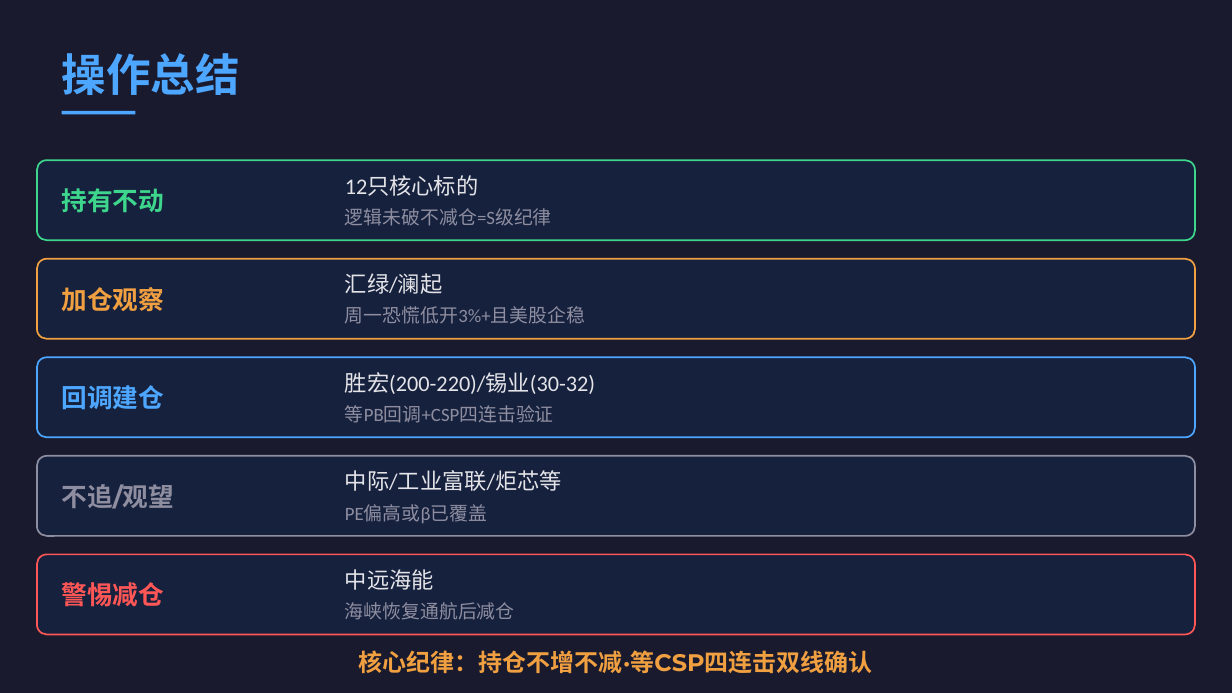
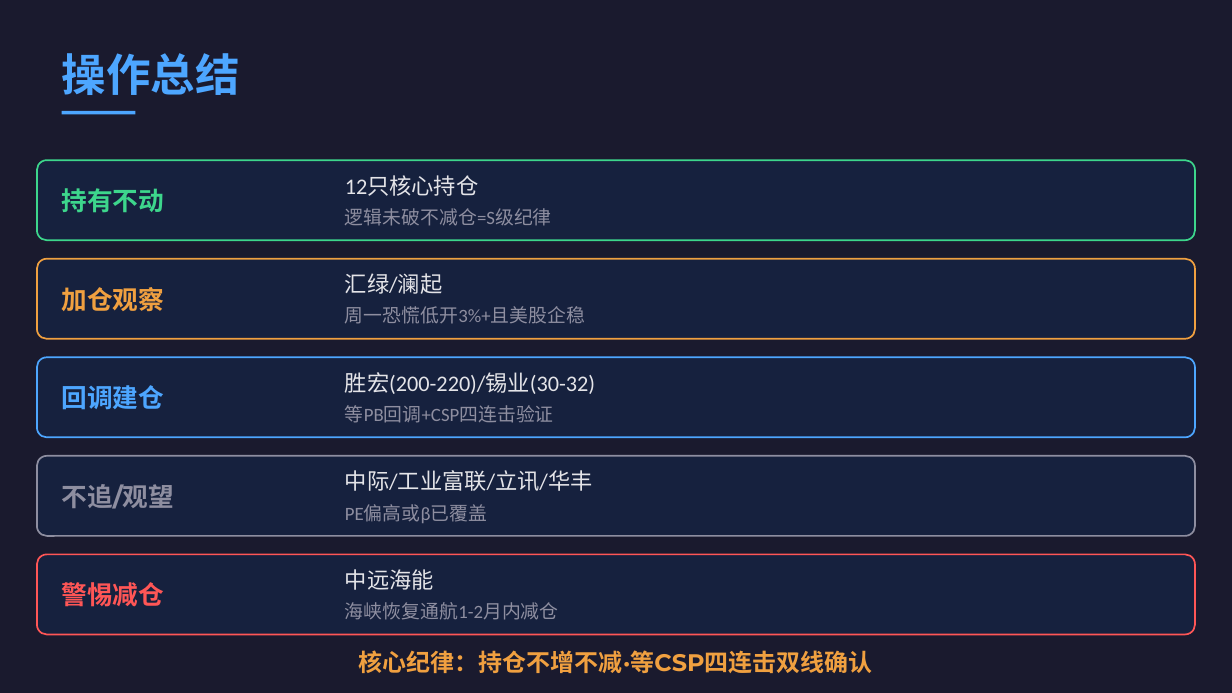
Before and after one commit to LaoPan2026/laopan-reports, a slide deck: slide 8 of reports/2026-07-11/full-portfolio-scan_2026-07-11.pptx. Drawn at 1232x693 pixels with LibreOffice and Linux fonts; fonts in the diff are those of the drawing. Boxes give left, top, right and bottom in pixels: in the first picture for what was removed or moved away, otherwise in the second. Text is boxed around its words. In the diff, an @@ line names an element or a change of style, - is before the commit and + after.

Commit message:
fix: 自选清单全扫描·19只标的（持仓12+观察7）

```diff
--- a/reports/2026-07-11/full-portfolio-scan_2026-07-11.pptx
+++ b/reports/2026-07-11/full-portfolio-scan_2026-07-11.pptx
@@ text at bbox=[345, 175, 478, 196]: text changed @@
-12只核心标的
+12只核心持仓
@@ text at bbox=[345, 470, 593, 491]: text changed @@
-中际/工业富联/炬芯等
+中际/工业富联/立讯/华丰
@@ text at bbox=[345, 602, 559, 620]: text changed @@
-海峡恢复通航后减仓
+海峡恢复通航1-2月内减仓
```
Also in this commit, not shown: 6 other slides changed, 1 slide added, 1 slide removed, 1 other file.
